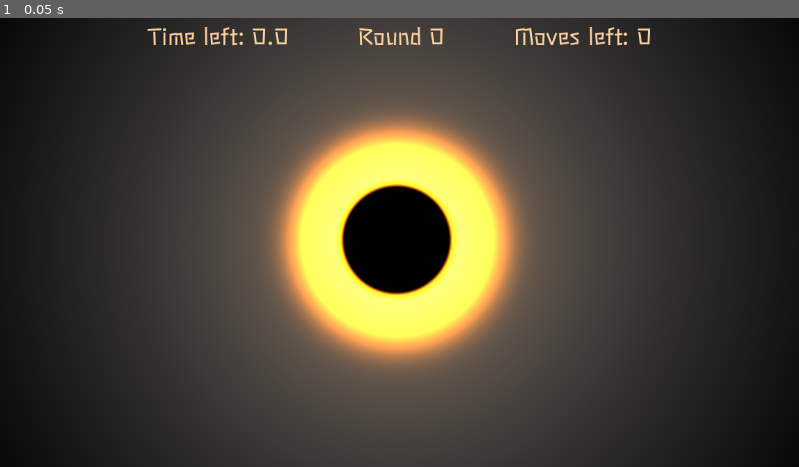
Above: before the commit, frame 1.
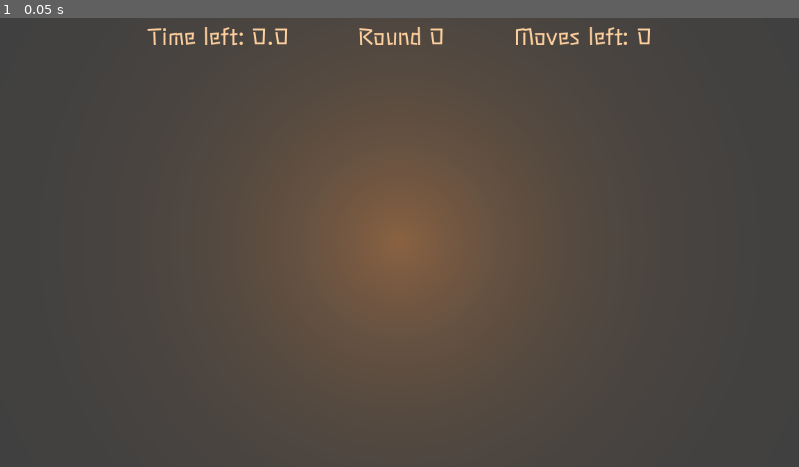
Above: after the commit, the same moment.

Repository: dsg-jam/ld51-game
Game: Godot game, scene res://scenes/board_game.tscn
The game is run twice, just before and just after one commit, with the same random seed, the same clock (stepped at 60 frames per second) and the same inputs. This scene is started directly instead of the project's main scene.
Inputs:
- Up to frame 1 (0.05 s): no input

The runs differ from the first frame. In frame 1, 54% of the frame differs, in the area x 0-100%, y 0-100%.
Error in both runs: Invalid call. Nonexistent function 'get_tiles' in base 'Nil'. (res://scripts/board.gd:70)

Commit message:
adjusts board_game shader

Diff:
--- a/scenes/board_game.tscn
+++ b/scenes/board_game.tscn
@@ -8,7 +8,6 @@
 
 [sub_resource type="ShaderMaterial" id="ShaderMaterial_r7sbu"]
 shader = ExtResource("1_mis6b")
-shader_parameter/screen_resolution = null
 
 [node name="Control" type="Control"]
 layout_mode = 3
@@ -23,7 +22,7 @@
 
 [node name="ColorRect" type="ColorRect" parent="."]
 material = SubResource("ShaderMaterial_r7sbu")
-anchors_preset = 15
+layout_mode = 0
 anchor_right = 1.0
 anchor_bottom = 1.0
 grow_horizontal = 2
@@ -32,7 +31,7 @@
 color = Color(0.184314, 0.282353, 0.345098, 1)
 
 [node name="VBoxContainer" type="VBoxContainer" parent="."]
-anchors_preset = 15
+layout_mode = 0
 anchor_right = 1.0
 anchor_bottom = 1.0
 grow_horizontal = 2
@@ -40,25 +39,19 @@
 size_flags_vertical = 3
 
 [node name="HBoxContainer" type="HBoxContainer" parent="VBoxContainer"]
-offset_right = 1152.0
-offset_bottom = 51.0
+layout_mode = 2
 theme_override_constants/separation = 100
 alignment = 1
 
 [node name="TimerLabel" type="Label" parent="VBoxContainer/HBoxContainer"]
-anchors_preset = -1
-offset_left = 11.0
-offset_right = 138.0
-offset_bottom = 51.0
+layout_mode = 2
 theme_override_colors/font_color = Color(0.996078, 0.815686, 0.619608, 1)
 theme_override_fonts/font = ExtResource("2_n1wtn")
 theme_override_font_sizes/font_size = 32
 text = "[TIMER]"
 
 [node name="MessageLabel" type="Label" parent="VBoxContainer/HBoxContainer"]
-offset_left = 238.0
-offset_right = 699.0
-offset_bottom = 51.0
+layout_mode = 2
 size_flags_vertical = 2
 theme_override_colors/font_color = Color(0.996078, 0.815686, 0.619608, 1)
 theme_override_fonts/font = ExtResource("2_n1wtn")
@@ -66,10 +59,7 @@
 text = "SELECTED PIECE: [PIECE_ID]"
 
 [node name="MovesLabel" type="Label" parent="VBoxContainer/HBoxContainer"]
-anchors_preset = -1
-offset_left = 799.0
-offset_right = 1140.0
-offset_bottom = 51.0
+layout_mode = 2
 theme_override_colors/font_color = Color(0.996078, 0.815686, 0.619608, 1)
 theme_override_fonts/font = ExtResource("2_n1wtn")
 theme_override_font_sizes/font_size = 32
--- a/shaders/board_game.gdshader
+++ b/shaders/board_game.gdshader
@@ -1,23 +1,7 @@
 shader_type canvas_item;
-
-uniform sampler2D iChannel0;
-uniform sampler2D iChannel1;
-uniform sampler2D iChannel2;
-
-uniform float screen_resolution = 1;
-
-mat2 rot_dist(float s, float d)
-{
-    float angularspeed = s * pow(d, 8.0);
-    float cas = cos(angularspeed);
-    float sas = sin(angularspeed);
-    return mat2(vec2(cas, -sas), vec2(sas, cas));
-}
 
 void fragment()
 {
-
-
     vec3 ring_color = vec3(0.976, 0.447, 0.023);
 
     vec2 uv = FRAGCOORD.xy/(1.0 / SCREEN_PIXEL_SIZE);
@@ -25,57 +9,14 @@
     uv.y *= ratio;
 
     vec2 center = ((1.0 / SCREEN_PIXEL_SIZE).xy * .5f) / (1.0 / SCREEN_PIXEL_SIZE).xy;
-    //center = iMouse.xy / iResolution.xy;
     center.y *= ratio;
 
-    float _dist = distance(uv, center);
-    float _s = .15;
-    float _a = .005;
-    vec2 uvp = uv + min(texture(iChannel2, _s * vec2(uv.x + TIME * .1, uv.y + TIME * -.3)).r,
-                        texture(iChannel2, _s * vec2(uv.x + TIME * -.3, uv.y + TIME * .2)).r) * _a * pow(1. - _dist, 5.);
-
-    float dist = distance(uvp, center);
+	float dist = distance(uv, center);
     float idist = 1.0 - dist;
     vec2 dir = normalize(uv - center);
 
-    // Mask
-    float m = step(.06, dist);
-    m *= smoothstep(.065, .08, dist);
-    m = (1.0 - dist * 1.6) * 2. * m;
-	float mask = m;
+    vec3 finalSamp = vec3(0.25);
+    vec3 col = ring_color * pow(1.0 - dist, 5.);
 
-    // Phases
-    float speed = -0.06;
-    float phase1 = fract(TIME * speed + .5);
-    float phase2 = fract(TIME * speed);
-
-    float pidist = pow(idist, 2.3);
-    vec2 uv1 = (dir * pidist * .2) + phase1 * dir;
-    vec2 uv2 = (dir * pidist * .2) + phase2 * dir;
-
-    // Samplings
-    float lerp = abs((.5 - phase1) / .5);
-    float sampling1 = texture(iChannel0, uv1 * rot_dist(2.4, idist)).r;
-    float sampling2 = texture(iChannel0, uv2 * rot_dist(2.4, idist)).r;
-
-    float sampling3 = texture(iChannel0, uv1 * 2. * rot_dist(2.6, idist)).g;
-    float sampling4 = texture(iChannel0, uv2 * 2. * rot_dist(2.6, idist)).g;
-
-    float sampling5 = texture(iChannel1, uv1 * rot_dist(4.6, idist) * .4).r;
-    float sampling6 = texture(iChannel1, uv2 * rot_dist(4.6, idist) * .6).r;
-
-    float stars = (1. - smoothstep(0.22, 0.34, mix(sampling3, sampling4, lerp))) * 0.4;
-
-    vec3 sp = mix(sampling1, sampling2, lerp) * vec3(1.);
-    sp *= 0.2;
-   	sp += stars * vec3(0.13, 0.31, 0.46);
-    sp += smoothstep(0.26, 0.14, mix(sampling5, sampling6, lerp)) * vec3(0.7) * pow(idist, 8.) * ring_color;
-
-    vec3 finalSamp = sp;
-    vec3 col = ring_color * pow(1.0 - dist, 7.);
-    float ring = pow(smoothstep(.32, .08, dist * 1.5) * 3.5, 2.8) + 1.;
-
-
-
-    COLOR = vec4(finalSamp * mask + 1.2 * ring * mask * finalSamp * col, 1.);
+    COLOR = vec4(finalSamp + 1.2 * finalSamp * col, 1.);
 }
